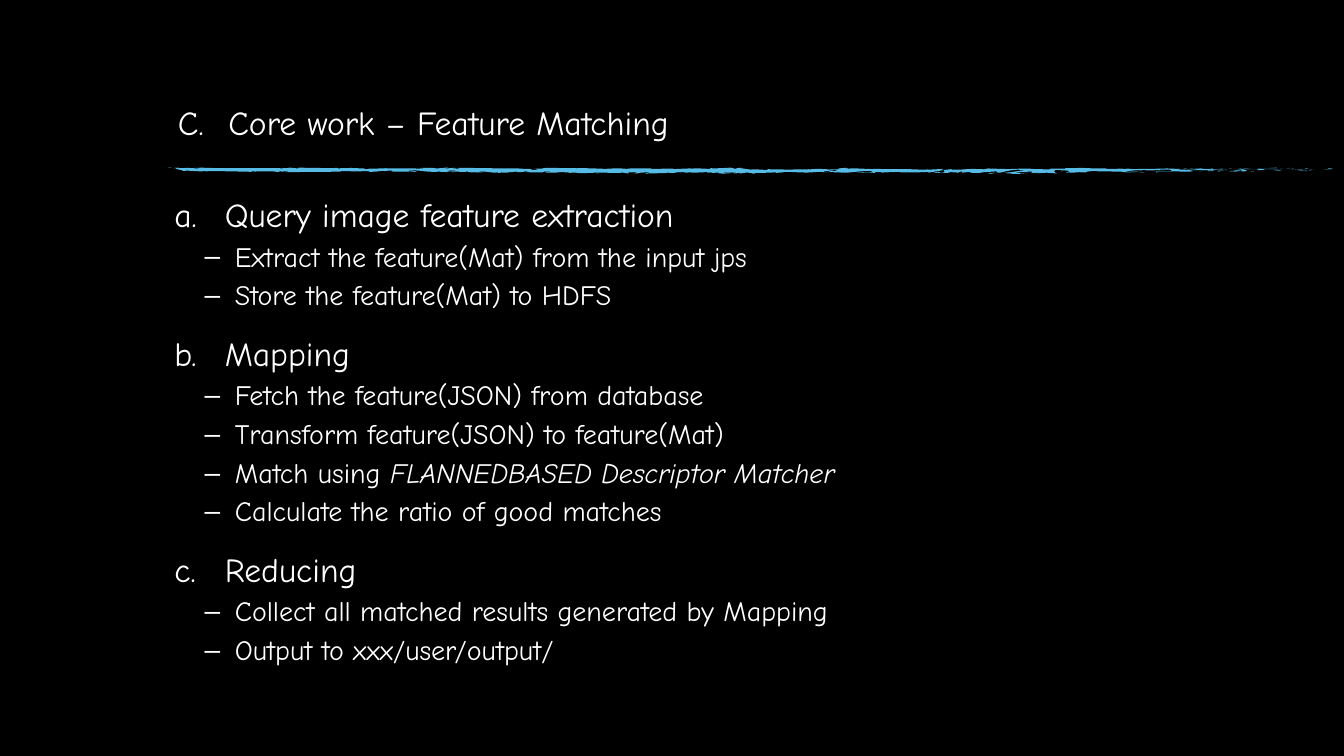
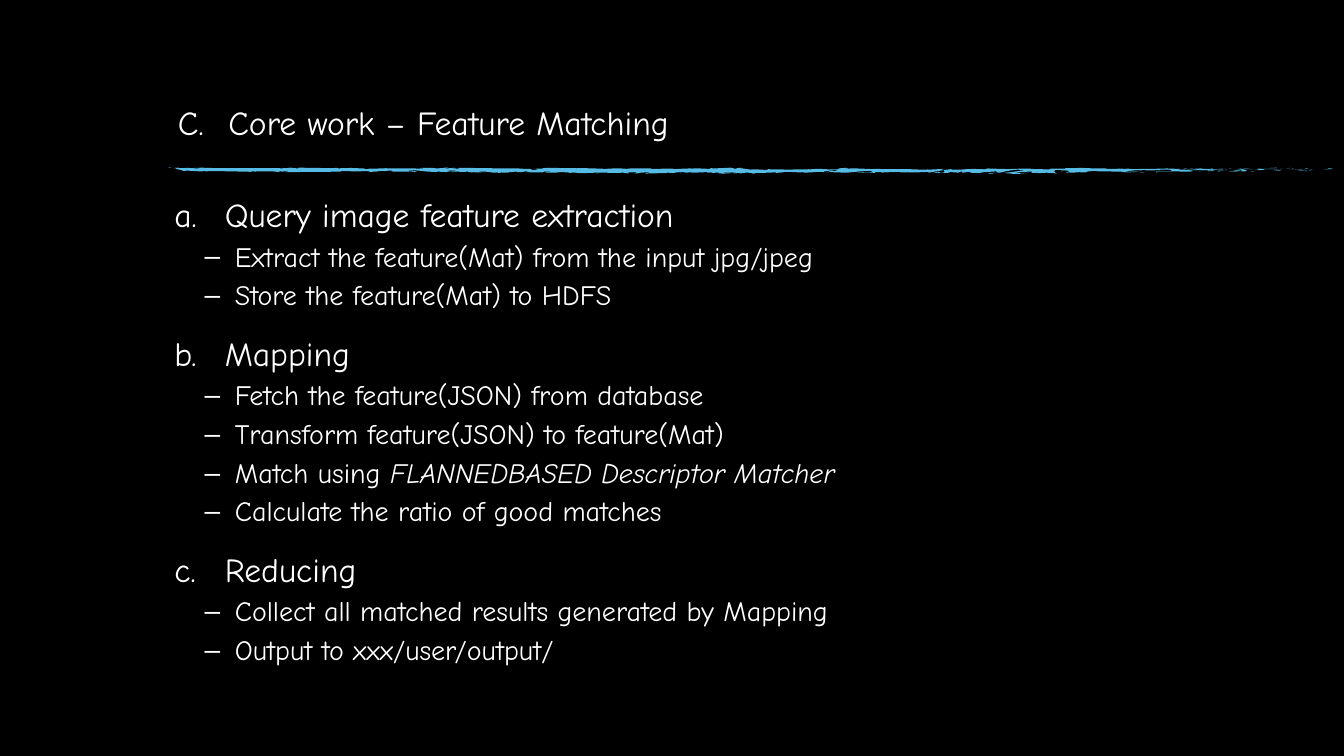
Before and after one commit to GatHors/ImageProcessing, a slide deck: slide 25 of Report & presentation/FinalReport_Gathors.pptm. Drawn at 1344x756 pixels with LibreOffice and Linux fonts; fonts in the diff are those of the drawing; background and template pictures are left out. Boxes give left, top, right and bottom in pixels: in the first picture for what was removed or moved away, otherwise in the second. Text is boxed around its words. In the diff, an @@ line names an element or a change of style, - is before the commit and + after.

```diff
--- a/Report & presentation/FinalReport_Gathors.pptm
+++ b/Report & presentation/FinalReport_Gathors.pptm
@@ text at [235,245,813,273]: text changed @@
-  – Extract the feature(Mat) from the input jps
+  – Extract the feature(Mat) from the input jpg/jpeg
```
Also in this commit, not shown: 6 other slides changed.
